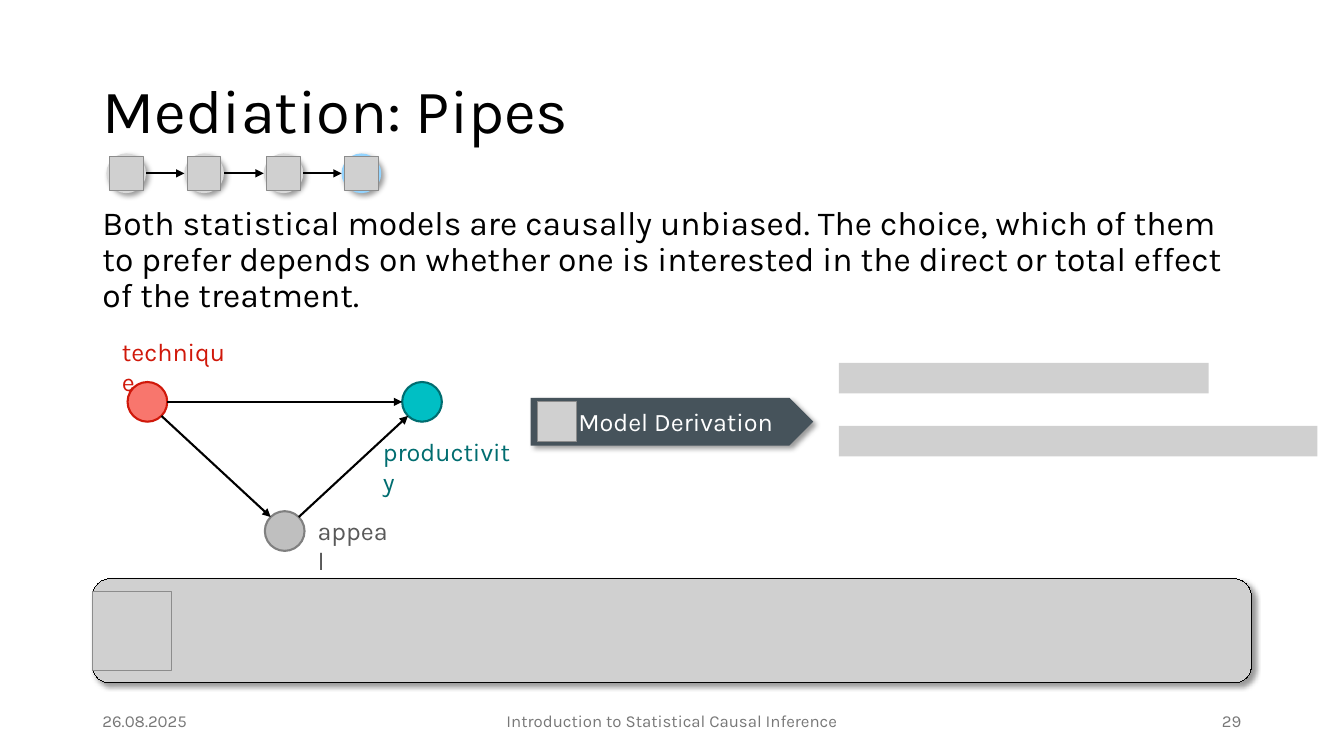
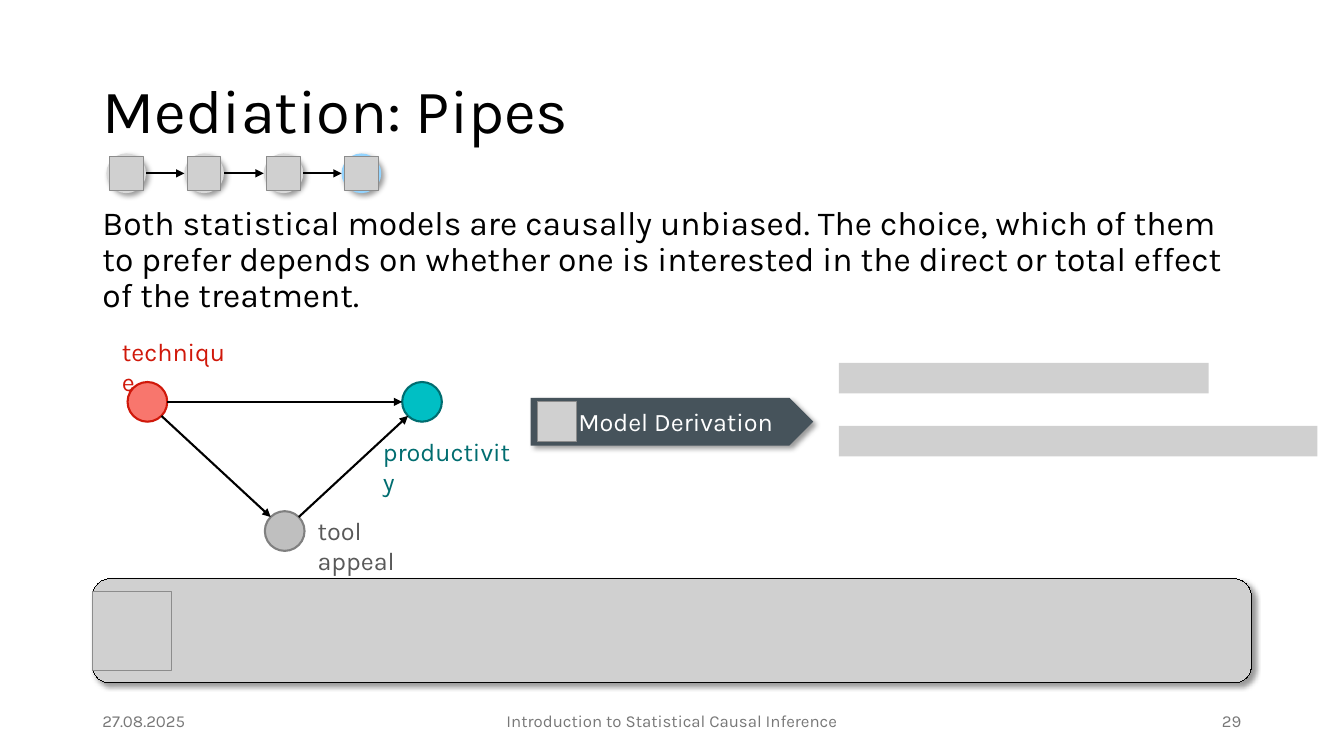
Before and after one commit to JulianFrattini/bda4sci, a slide deck: slide 29 of version2/slides/intro-sci.pptx. Drawn at 1344x756 pixels with LibreOffice and Linux fonts; fonts in the diff are those of the drawing; grey boxes stand for pictures; background and template pictures are left out. Boxes give left, top, right and bottom in pixels: in the first picture for what was removed or moved away, otherwise in the second. Text is boxed around its words. In the diff, an @@ line names an element or a change of style, - is before the commit and + after.

```diff
--- a/version2/slides/intro-sci.pptx
+++ b/version2/slides/intro-sci.pptx
@@ text at (318,523,395,576): text changed @@
-appeal
+tool appeal
@@ text at (102,716,185,727): text changed @@
-26.08.2025
+27.08.2025
```
Also in this commit, not shown: 61 other slides changed, 8 slides added, 2 slides removed, 7 other files.
